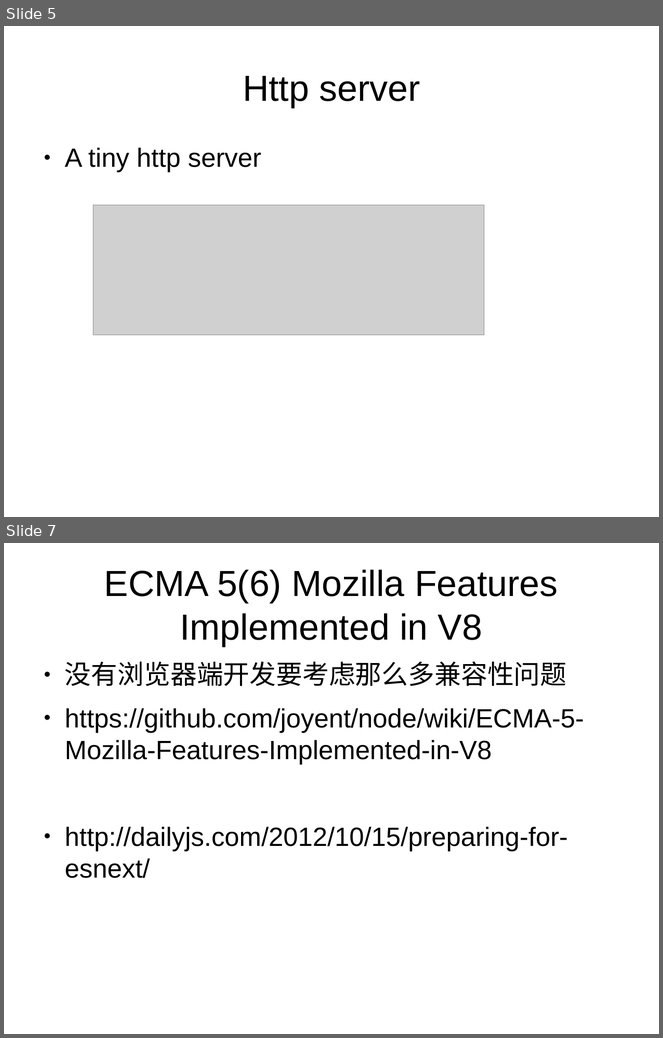
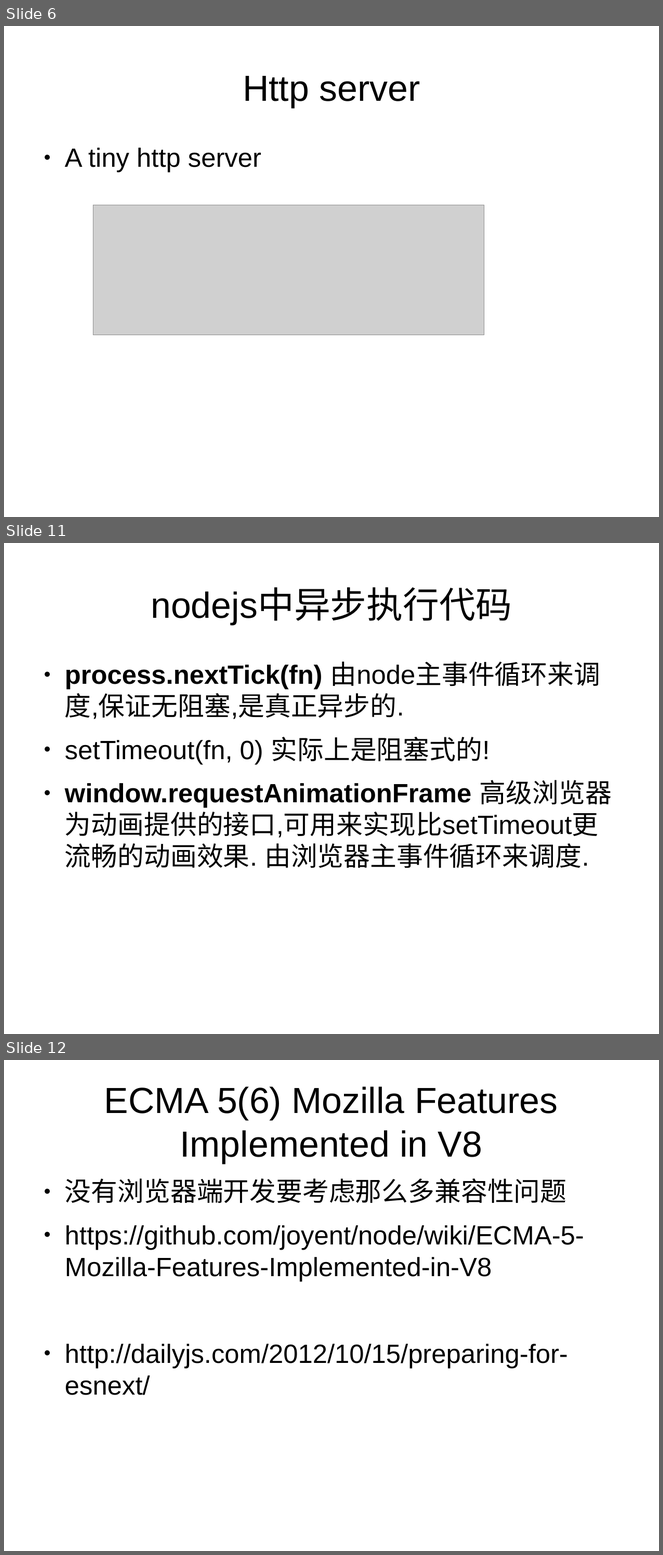
Before and after one commit to dongyuwei/frontend-utils, a slide deck: nodejs-web-dev-demo/nodejs-web-dev.odp. Shown one above the other, each under a label of ours: slides 5 and 7 before the commit, slides 6, 11 and 12 after it; the slides between them are not shown. The pictures are 663x1038 and 663x1555 pixels, drawn with LibreOffice and Linux fonts; fonts in the diff are those of the drawing; grey boxes stand for pictures. Boxes give left, top, right and bottom in pixels: in the first picture for what was removed or moved away, otherwise in the second. Text is boxed around its words. In the diff, an @@ line names an element or a change of style, - is before the commit and + after.

```diff
--- a/nodejs-web-dev-demo/nodejs-web-dev.odp
+++ b/nodejs-web-dev-demo/nodejs-web-dev.odp
@@ slide 11 added at (4, 543, 659, 1034), background #FFFFFF @@
@@ title added at (151, 589, 512, 625), 44 pt, text #000000 @@
+nodejs中异步执行代码
@@ text added at (65, 662, 612, 869), 32 pt, text #000000 @@
+● process.nextTick(fn) 由node主事件循环来调度,保证无阻塞,是真正异步的.
+● setTimeout(fn, 0) 实际上是阻塞式的!
+● window.requestAnimationFrame 高级浏览器为动画提供的接口,可用来实现比setTimeout更流畅的动画效果. 由浏览器主事件循环来调度.
@@ what was slide 5 is now slide 6 @@
@@ what was slide 7 is now slide 12 @@
```
Also in this commit, not shown: 1 slide changed, 5 other slides added, 1 slide removed, 2 other files.
